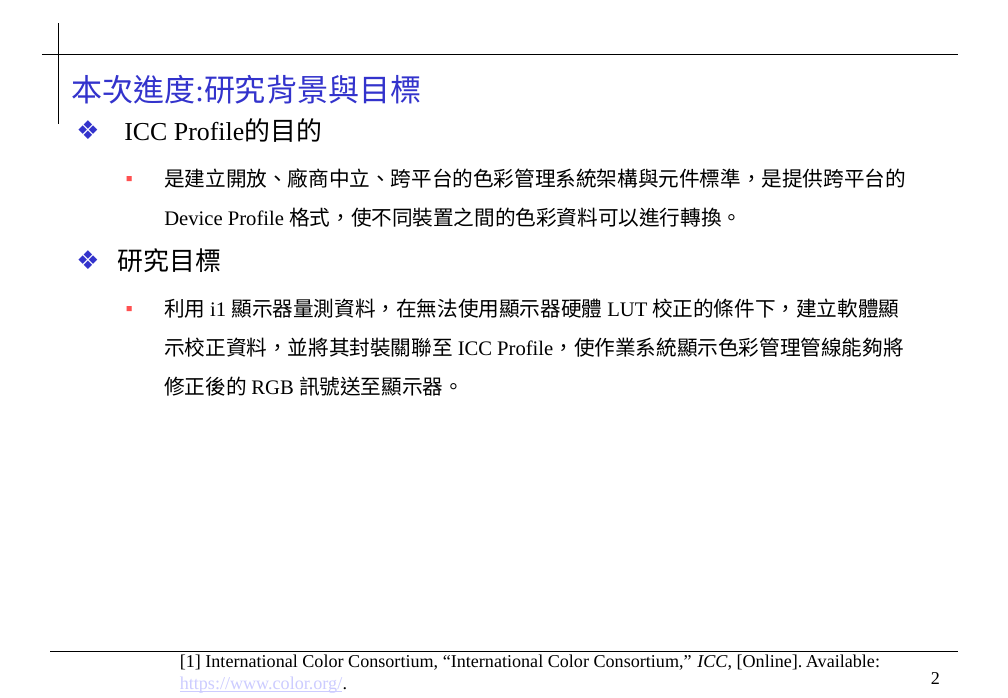
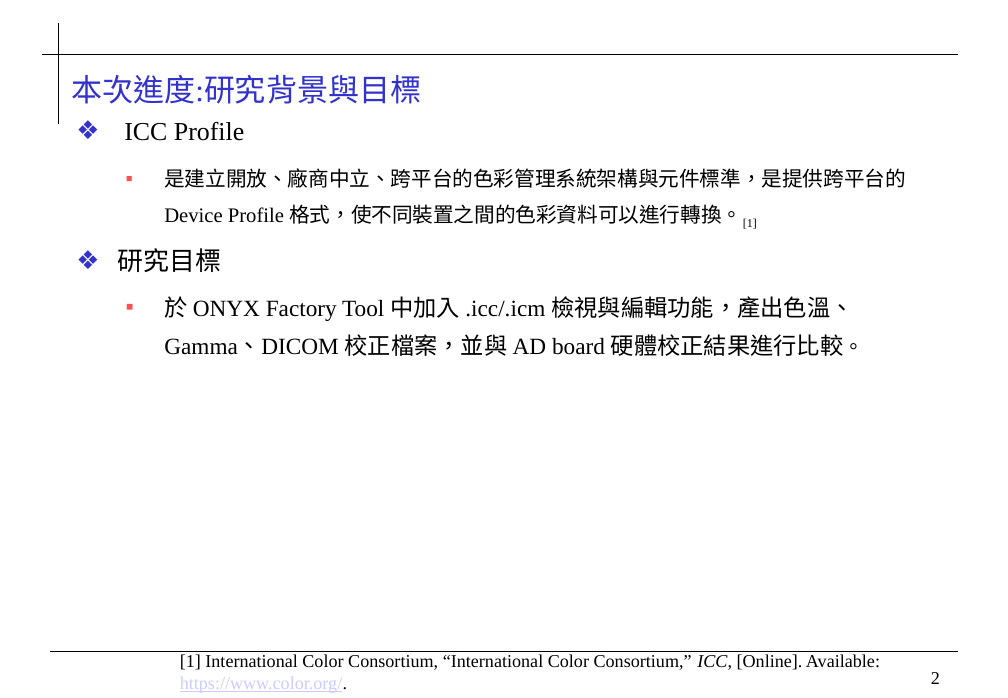
Before and after one commit to 0ilasis0/home, a slide deck: slide 2 of ICCPROFILE_0920.pptx. Drawn at 1008x698 pixels with LibreOffice and Linux fonts; fonts in the diff are those of the drawing; background and template pictures are left out. Boxes give left, top, right and bottom in pixels: in the first picture for what was removed or moved away, otherwise in the second. Text is boxed around its words. In the diff, an @@ line names an element or a change of style, - is before the commit and + after.

Commit message:
09212121

```diff
--- a/ICCPROFILE_0920.pptx
+++ b/ICCPROFILE_0920.pptx
@@ text at [124,121,906,229]: text changed @@
-❖ ICC Profile的目的
-  ▪ 是建立開放、廠商中立、跨平台的色彩管理系統架構與元件標準，是提供跨平台的 Device Profile 格式，使不同裝置之間的色彩資料可以進行轉換。
+❖ ICC Profile
+  ▪ 是建立開放、廠商中立、跨平台的色彩管理系統架構與元件標準，是提供跨平台的 Device Profile 格式，使不同裝置之間的色彩資料可以進行轉換。[1]
@@ text at [164,296,864,356]: text changed; size 16 to 18 pt @@
-  ▪ 利用 i1 顯示器量測資料，在無法使用顯示器硬體 LUT 校正的條件下，建立軟體顯示校正資料，並將其封裝關聯至 ICC Profile，使作業系統顯示色彩管理管線能夠將修正後的 RGB 訊號送至顯示器。
+  ▪ 於 ONYX Factory Tool 中加入 .icc/.icm 檢視與編輯功能，產出色溫、Gamma、DICOM 校正檔案，並與 AD board 硬體校正結果進行比較。
```
Also in this commit, not shown: 9 other slides changed, 2 slides removed.
